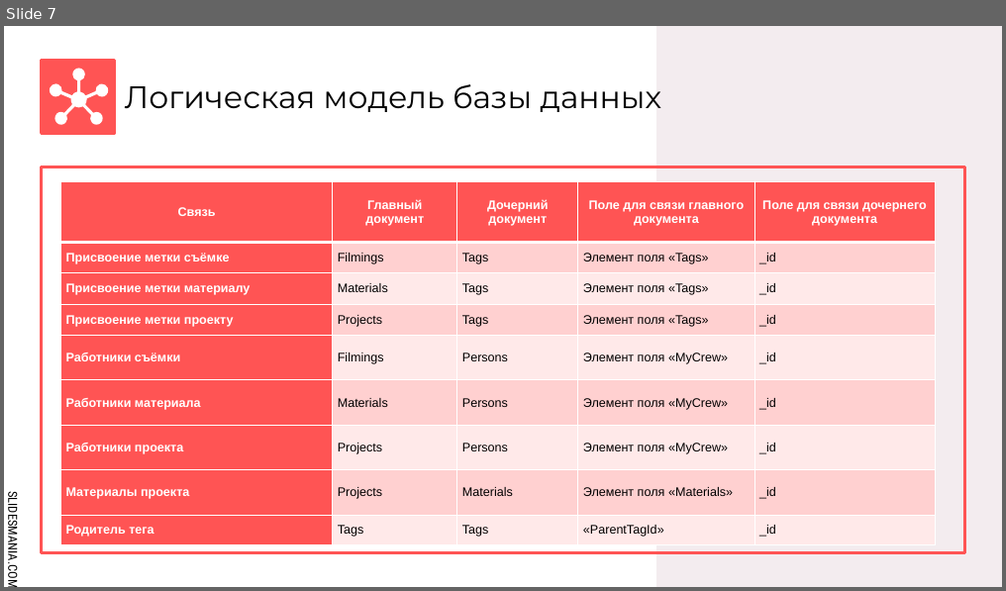
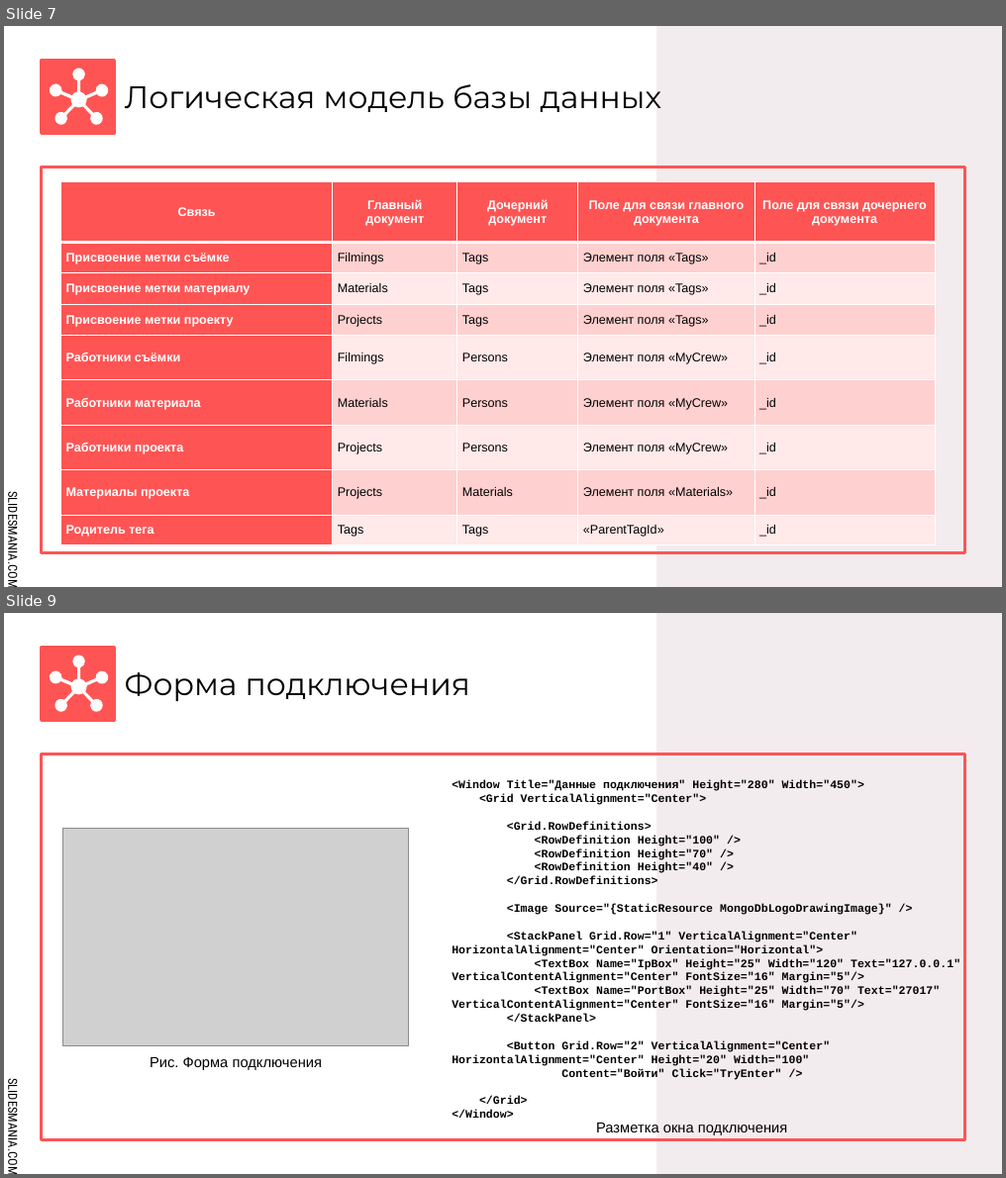
Before and after one commit to IvanLink-py/CourseWork-2023, a slide deck: Защита/Презентация.pptx. Shown one above the other, each under a label of ours: slide 7 before the commit, slides 7 and 9 after it; the slides between them are not shown. The pictures are 1006x591 and 1006x1178 pixels, drawn with LibreOffice and Linux fonts; fonts in the diff are those of the drawing; grey boxes stand for pictures. Boxes give left, top, right and bottom in pixels: in the first picture for what was removed or moved away, otherwise in the second. Text is boxed around its words. In the diff, an @@ line names an element or a change of style, - is before the commit and + after.

```diff
--- a/Защита/Презентация.pptx
+++ b/Защита/Презентация.pptx
@@ slide 9 added at [4,613,1002,1174], background #FFFFFF; not listed: 4 template elements that a slide beside it also shows @@
@@ freeform shape added at [49,655,110,712], fill #FFFFFF @@
@@ title added at [125,672,470,701], 30 pt, text #000000 @@
+Форма подключения
@@ text added at [451,780,960,1118], 11 pt, text #000000, bold @@
+<Window Title="Данные подключения" Height="280" Width="450">
+<Grid VerticalAlignment="Center">
+<Grid.RowDefinitions>
+<RowDefinition Height="100" />
+<RowDefinition Height="70" />
+<RowDefinition Height="40" />
+</Grid.RowDefinitions>
+<Image Source="{StaticResource MongoDbLogoDrawingImage}" />
+<StackPanel Grid.Row="1" VerticalAlignment="Center" HorizontalAlignment="Center" Orientation="Horizontal">
+<TextBox Name="IpBox" Height="25" Width="120" Text="127.0.0.1" VerticalContentAlignment="Center" FontSize="16" Margin="5"/>
+<TextBox Name="PortBox" Height="25" Width="70" Text="27017" VerticalContentAlignment="Center" FontSize="16" Margin="5"/>
+</StackPanel>
+<Button Grid.Row="2" VerticalAlignment="Center" HorizontalAlignment="Center" Height="20" Width="100"
+Content="Войти" Click="TryEnter" />
+</Grid>
+</Window>
@@ picture added at [63,829,409,1047] @@
@@ text added at [150,1058,323,1070], 14 pt, text #000000 @@
+Рис. Форма подключения
@@ text added at [596,1123,788,1136], 14 pt, text #000000 @@
+Разметка окна подключения
```
Also in this commit, not shown: 1 slide changed, 6 other slides added, 6 slides removed, 2 other files.
